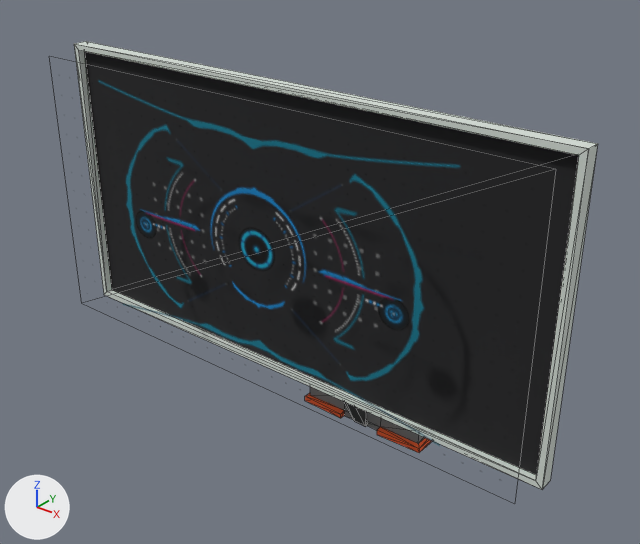
The glTF model assets/05_SciFi_Pack/Monitor_01/Monitor_01.glb as it was, and as the next commit left it.
Camera for both pictures: a 50 mm camera at (0.684, -0.997, 0.839) aimed at (-0.015, -0.122, 0.297). Every picture has the same lights, and +X, +Y and +Z are marked at lower left. Mesh edges are drawn as thin lines. Objects named as collision shapes, trigger or cutter boxes, shadow casters or lower levels of detail are left out. Vertices at the same position are counted once.

The older version as bpy lines, for what is in view:
```python
me_cube_031 = bpy.data.meshes.new('Cube.031')
me_cube_031.from_pydata(...)  # 84 vertices, 150 faces; spans x -0.383..0.383, y -0.27..0.042, z 0.0..0.582
# faces by material slot: [148, 2]
me_cube_031.materials.append(mat_scifipack_mat)  # picture img_scifipack_tx
me_cube_031.materials.append(mat_scifipack_ui02_transp_mat)
ob_monitor_01 = bpy.data.objects.new('Monitor_01', me_cube_031)
ob_monitor_01.location = (0.0, 0.0, 0.0)
```
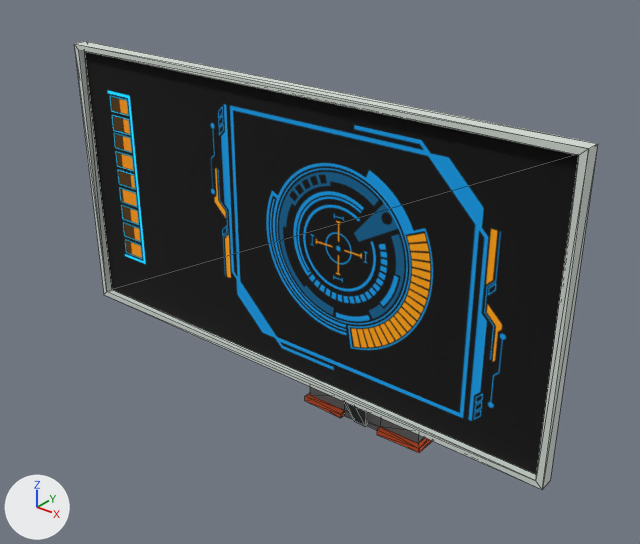
The newer file is also rescaled (x1.161) as a whole; pictures and numbers use the older file's frame.

Pixel boxes (x1, y1, x2, y2) of what changed, in the pictures (640 x 544 px):
part 1 of me_cube_031, deleted (cyan): before (92, 81, 460, 447)
part 2 of me_cube_031, recoloured: (86, 61, 576, 475) in both

The edits, one by one:
Picture 'SciFiPack_UI01_TX' (img_scifipack_ui01_tx) is new.
Material 'SciFiPack_UI01_MAT' (mat_scifipack_ui01_mat) is new.
Uses the picture img_scifipack_ui01_tx.
me_cube_031 is used by ob_monitor_01; location (0.0, 0.0, 0.0).
me_cube_031 had 84 vertices, 150 faces and spanned x -0.383..0.383, y -0.27..0.042, z 0.0..0.582.
me_cube_031 no longer uses material mat_scifipack_ui02_transp_mat.
me_cube_031 now has 80 vertices, 148 faces and spans x -0.383..0.383, y -0.22..0.042, z 0.0..0.582.
me_cube_031 part 1: the loose piece of 4 vertices spanning x -0.374..0.374, y -0.27, z 0.19..0.573 is deleted.
me_cube_031 part 2: 2 faces spanning x -0.374..0.374, y -0.21, z 0.19..0.573 switch from mat_scifipack_mat (picture img_scifipack_tx) to mat_scifipack_ui01_mat.
